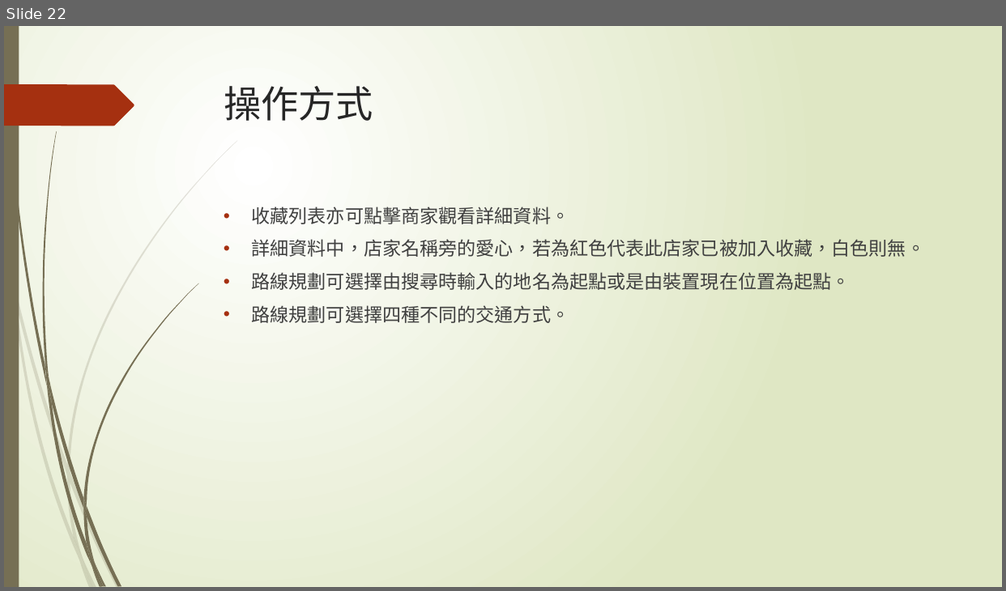
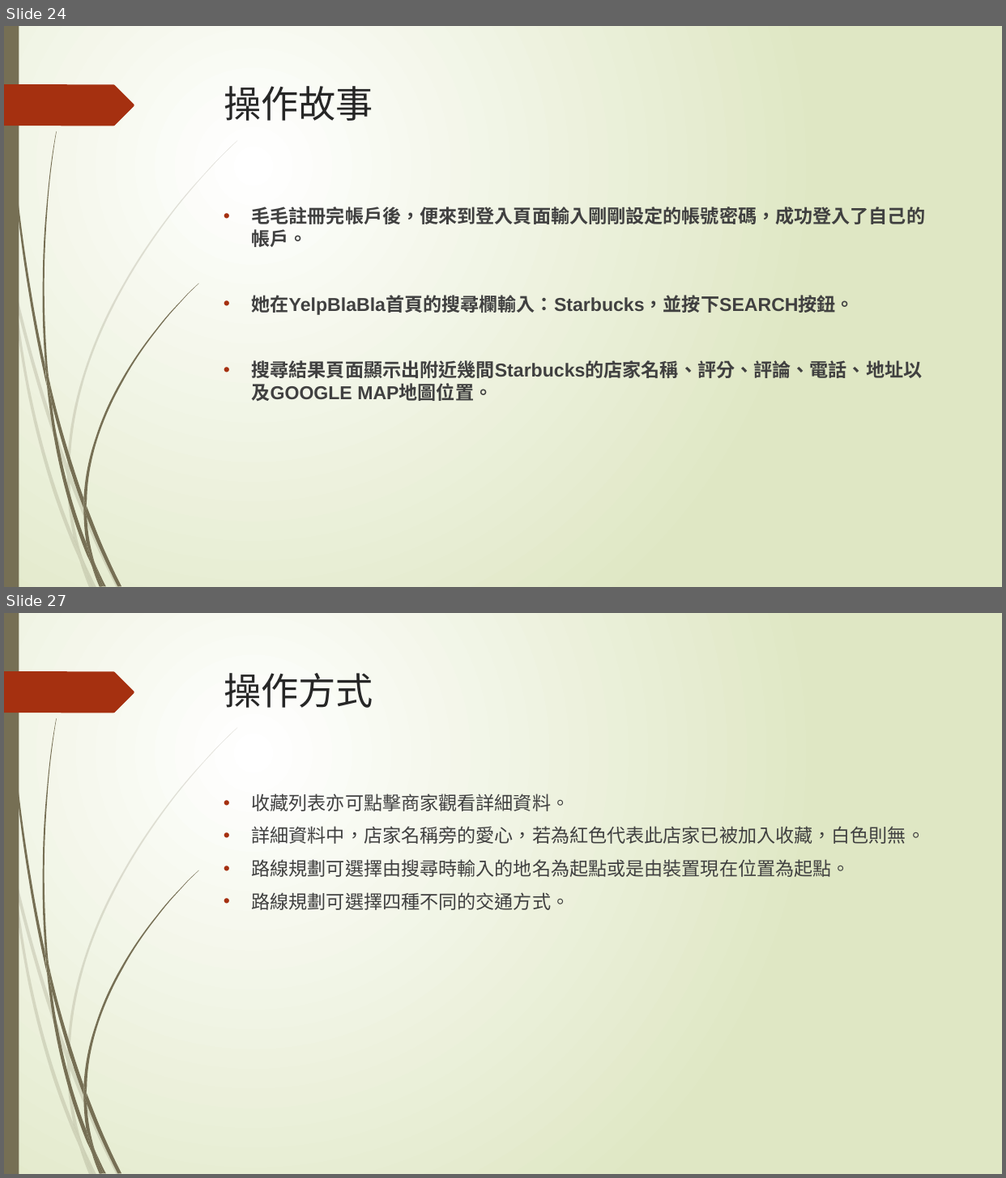
Before and after one commit to penut85420/WBSE_Project, a slide deck: 其他/YelpBlaBla.pptx. Shown one above the other, each under a label of ours: slide 22 before the commit, slides 24 and 27 after it; the slides between them are not shown. The pictures are 1006x591 and 1006x1178 pixels, drawn with LibreOffice and Linux fonts; fonts in the diff are those of the drawing. Boxes give left, top, right and bottom in pixels: in the first picture for what was removed or moved away, otherwise in the second. Text is boxed around its words. In the diff, an @@ line names an element or a change of style, - is before the commit and + after.

Commit message:
加上操作故事

```diff
--- a/其他/YelpBlaBla.pptx
+++ b/其他/YelpBlaBla.pptx
@@ slide 24 added at [4, 26, 1002, 587], background gradient #FFFFFF to #DFE8C4; not listed: 24 template elements that a slide beside it also shows @@
@@ title added at [224, 86, 373, 121], 36 pt, text #262626 @@
+操作故事
@@ text added at [252, 204, 926, 401], 18 pt, text #404040, bold @@
+• 毛毛註冊完帳戶後，便來到登入頁面輸入剛剛設定的帳號密碼，成功登入了自己的帳戶。
+• 她在YelpBlaBla首頁的搜尋欄輸入：Starbucks，並按下SEARCH按鈕。
+• 搜尋結果頁面顯示出附近幾間Starbucks的店家名稱、評分、評論、電話、地址以及GOOGLE MAP地圖位置。
@@ what was slide 22 is now slide 27 @@
```
Also in this commit, not shown: 5 other slides added.
